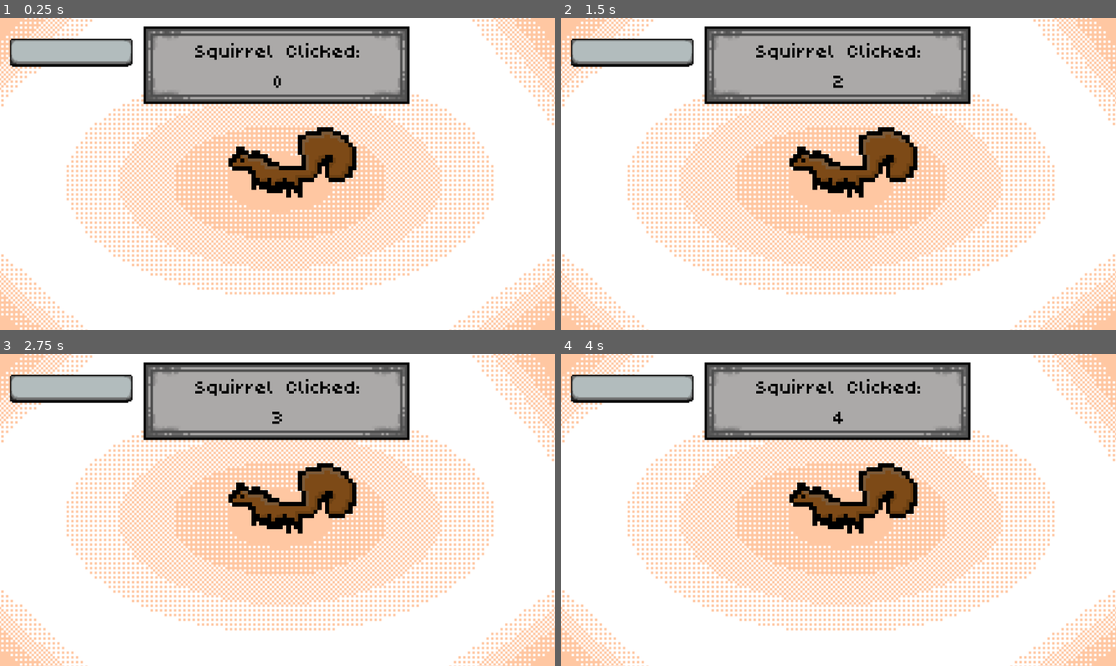
Above: before the commit, frames 1-4 (two rows, left to right).
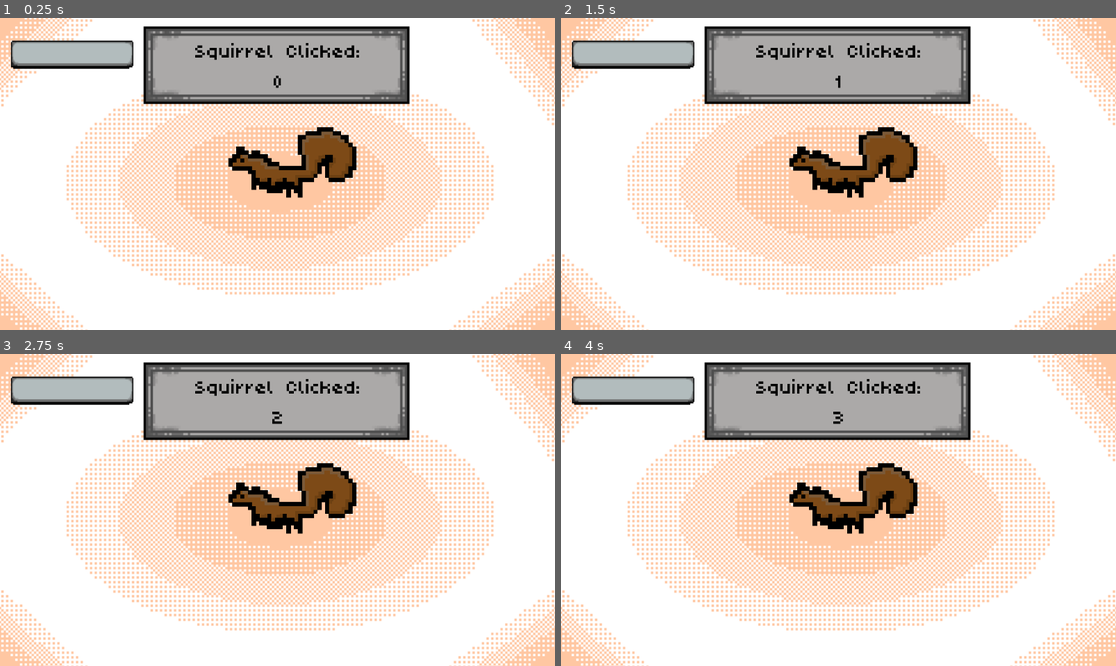
Above: after the commit, the same moments.

Repository: Teleportingsqirl/SquirrelClicker2.0
Game: Godot game, scene res://squirrelclicker.tscn
The game is run twice, just before and just after one commit, with the same random seed, the same clock (stepped at 60 frames per second) and the same inputs.
Inputs (mouse positions are in pixels of both pictures, inside the frame that each line leads up to; where the layout moved, square brackets give the same spot in the first picture):
- Up to frame 1 (0.25 s): no input
- Up to frame 2 (1.5 s): click (633, 55) [849, 170] at 0.5 s; click (849, 170) at 1.25 s
- Up to frame 3 (2.75 s): click (288, 506) at 2 s
- Up to frame 4 (4 s): click (633, 391) at 2.77 s; click (849, 506) at 3.5 s

The runs differ from the first frame. In frame 1, 0.9% of the frame differs, in the area x 1-25%, y 6-17%; in frame 2, 0.9%, in the area x 1-51%, y 6-23%; in frame 3, 0.9%; in frame 4, 0.9%.

Commit message:
blahblahblahaj

Diff:
--- a/control.gd
+++ b/control.gd
@@ -2,8 +2,8 @@
 
 var count = 0
 # IMPORTANT: Update these paths to match your new scene tree!
-@onready var label = $Label
-@onready var texture_button = $CenterContainer/TextureButton
+@onready var label = $clicksqrltext
+@onready var texture_button = $sqrlcontainer/sqrlbutton
 
 func _ready():
 	# Set the button's pivot to its center at the start of the game.
--- a/squirrelclicker.tscn
+++ b/squirrelclicker.tscn
@@ -28,19 +28,19 @@
 offset_bottom = 659.0
 texture = ExtResource("3_sjpgo")
 
-[node name="CenterContainer" type="CenterContainer" parent="Control"]
+[node name="sqrlcontainer" type="CenterContainer" parent="Control"]
 layout_mode = 0
 offset_left = 356.0
 offset_top = 105.0
 offset_right = 867.0
 offset_bottom = 531.0
 
-[node name="TextureButton" type="TextureButton" parent="Control/CenterContainer"]
+[node name="sqrlbutton" type="TextureButton" parent="Control/sqrlcontainer"]
 material = SubResource("ShaderMaterial_sjpgo")
 layout_mode = 2
 texture_normal = ExtResource("3_crmfy")
 
-[node name="Label" type="Label" parent="Control"]
+[node name="clicksqrltext" type="Label" parent="Control"]
 layout_mode = 0
 offset_left = 369.0
 offset_top = 29.0
@@ -54,10 +54,10 @@
 
 [node name="CenterContainer2" type="CenterContainer" parent="Control"]
 layout_mode = 0
-offset_left = -5.0
-offset_top = 9.0
-offset_right = 295.0
-offset_bottom = 109.0
+offset_left = -3.0
+offset_top = 13.0
+offset_right = 297.0
+offset_bottom = 113.0
 scale = Vector2(1.0952858, 1.3862662)
 
 [node name="TextureButton" type="TextureButton" parent="Control/CenterContainer2"]
@@ -68,4 +68,4 @@
 [node name="Camera2D" type="Camera2D" parent="."]
 position = Vector2(570, 324)
 
-[connection signal="pressed" from="Control/CenterContainer/TextureButton" to="Control" method="_on_texture_button_pressed"]
+[connection signal="pressed" from="Control/sqrlcontainer/sqrlbutton" to="Control" method="_on_texture_button_pressed"]
